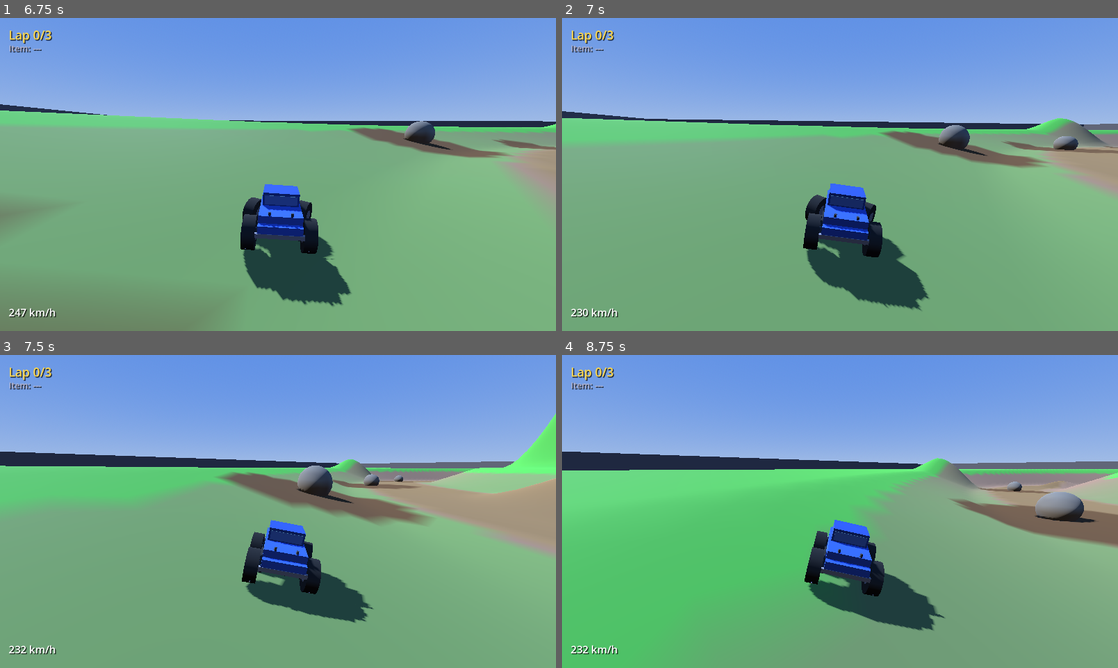
Above: before the commit, frames 1-4 (two rows, left to right).
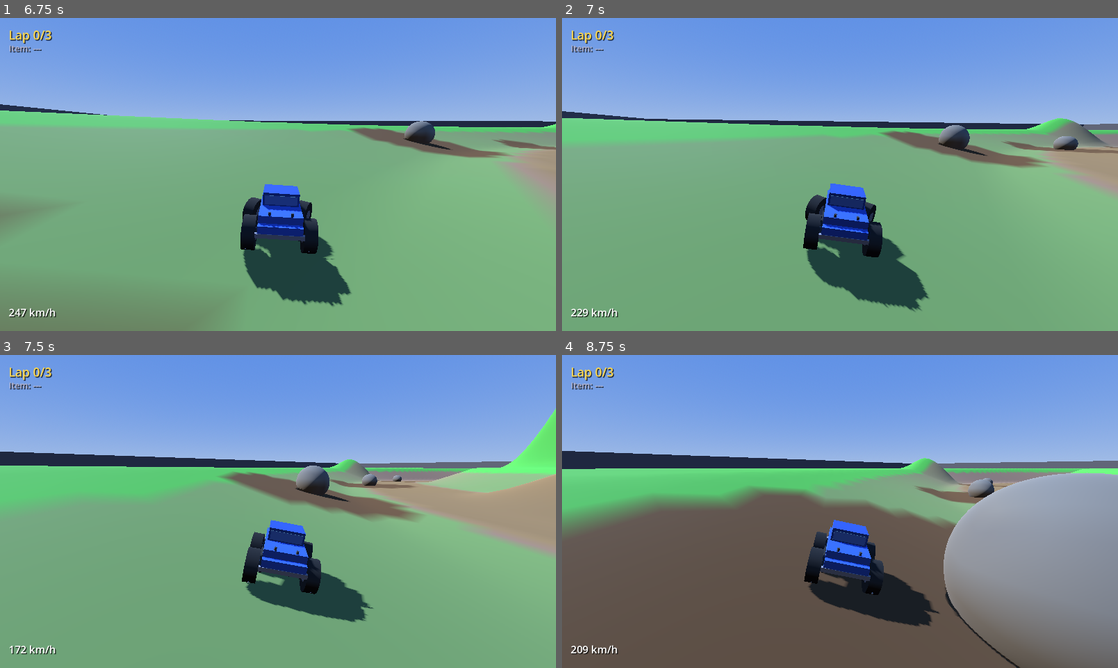
Above: after the commit, the same moments.

Repository: withdoron/Elek-games
Game: Godot game, scene res://node_3d.tscn
Same seed, same stepped clock (60 frames per second), same inputs: the game is played once before the commit and once after it.
Inputs (mouse positions are in pixels of both pictures, inside the frame that each line leads up to):
- Up to frame 1 (6.75 s): click "DRIVE" at 0.5 s; tap Enter at 1.25 s; move the mouse to (305, 174) at 1.27 s; hold E 1.28-2.03 s; hold W (accelerate) 1.28-6.53 s; click (305, 174) at 1.42 s; tap Space at 1.52, 2, 2.27, 3.77, 4.52, 5.27 s; move the mouse to (250, 174) at 2.02 s; tap E every 1.5 s from 2.1 to 6.6 s; move the mouse to (289, 168) at 2.77 s; hold E 2.78-3.53 s; move the mouse to (272, 180) at 3.52 s; click (272, 180) at 3.67 s; move the mouse to (316, 177) at 4.27 s; hold E 4.28-5.03 s; move the mouse to (233, 171) at 5.02 s; move the mouse to (283, 174) at 5.77 s; hold E 5.78-6.53 s; click (283, 174) at 5.92 s; move the mouse to (255, 168) at 6.52 s; hold D (steer_right) from 6.53 s (still down)
- Up to frame 2 (7 s): keep holding D (steer_right); tap Space at 6.77 s
- Up to frame 3 (7.5 s): move the mouse to (305, 511) at 7.27 s; release D (steer_right) at 7.28 s; hold W (accelerate) from 7.28 s (still down); hold E from 7.28 s (still down)
- Up to frame 4 (8.75 s): keep holding W (accelerate); tap Space at 7.52, 8.27 s; move the mouse to (812, 511) at 8.02 s; release E at 8.03 s; tap E at 8.1 s; click (812, 511) at 8.17 s

Frame 1 is identical in both runs. In frame 2, less than 0.1% of the frame differs, in the area x 2-94%, y 31-96%; in frame 3, 1.2%; in frame 4, 56%, in the area x 0-100%, y 30-100%.

Commit message:
grass 50% slower, boost 4s, missile 2x faster + aggressive homing
Grass: 50% max speed reduction (was 15%) — riding the rim is now a
huge penalty, forces players to stay on the road

Boost: lasts 4 seconds (was 1.5), kicks to 110% max speed (was 90%)

Missile: speed 150 (was 80), lifetime 8s (was 5s), homing lerp 8x/sec
(was 3x) — locks on hard and closes fast, very difficult to dodge

Co-Authored-By: Claude Opus 4.6 (1M context) <noreply@anthropic.com>

Diff:
--- a/kart-racers/scripts/main_setup.gd
+++ b/kart-racers/scripts/main_setup.gd
@@ -412,8 +412,8 @@
 		missile.material_override = mat
 		missile.position = pos + fwd * 3.0 + Vector3(0, 1.5, 0)
 		missile.set_meta("owner_id", pid)
-		missile.set_meta("velocity", fwd * 80.0)  # fast
-		missile.set_meta("lifetime", 5.0)
+		missile.set_meta("velocity", fwd * 150.0)  # very fast
+		missile.set_meta("lifetime", 8.0)
 		world_node.add_child(missile)
 		missiles.append(missile)
 	# "boost" is handled directly in player_kart.gd
@@ -705,7 +705,7 @@
 
 		if nearest_kart:
 			var to_target = (nearest_kart.global_position + Vector3(0, 1.5, 0) - missile.global_position).normalized()
-			vel = vel.normalized().lerp(to_target, 3.0 * delta) * vel.length()
+			vel = vel.normalized().lerp(to_target, 8.0 * delta) * vel.length()
 			missile.set_meta("velocity", vel)
 			missile.look_at(missile.global_position + vel)
 
--- a/kart-racers/scripts/player_kart.gd
+++ b/kart-racers/scripts/player_kart.gd
@@ -201,9 +201,9 @@
 		var fwd = -transform.basis.z.normalized()
 		emit_signal("use_item", player_id, held_item, global_position, fwd)
 		if held_item == "boost":
-			# Instant boost — apply directly
-			drift_boost_timer = 1.5
-			speed = max(speed, Settings.max_speed * 0.9)
+			# Long speed boost
+			drift_boost_timer = 4.0
+			speed = max(speed, Settings.max_speed * 1.1)
 		held_item = ""
 
 	# --- MK64 Powerslide ---
@@ -236,7 +236,7 @@
 	if in_mud:
 		surface_max *= 0.95  # mud: barely slower — traction is the penalty, not speed
 	elif not on_road:
-		surface_max *= 0.85  # grass: 15% reduction
+		surface_max *= 0.50  # grass: 50% reduction — stay on the road
 
 	if drift_boost_timer > 0:
 		drift_boost_timer -= delta
